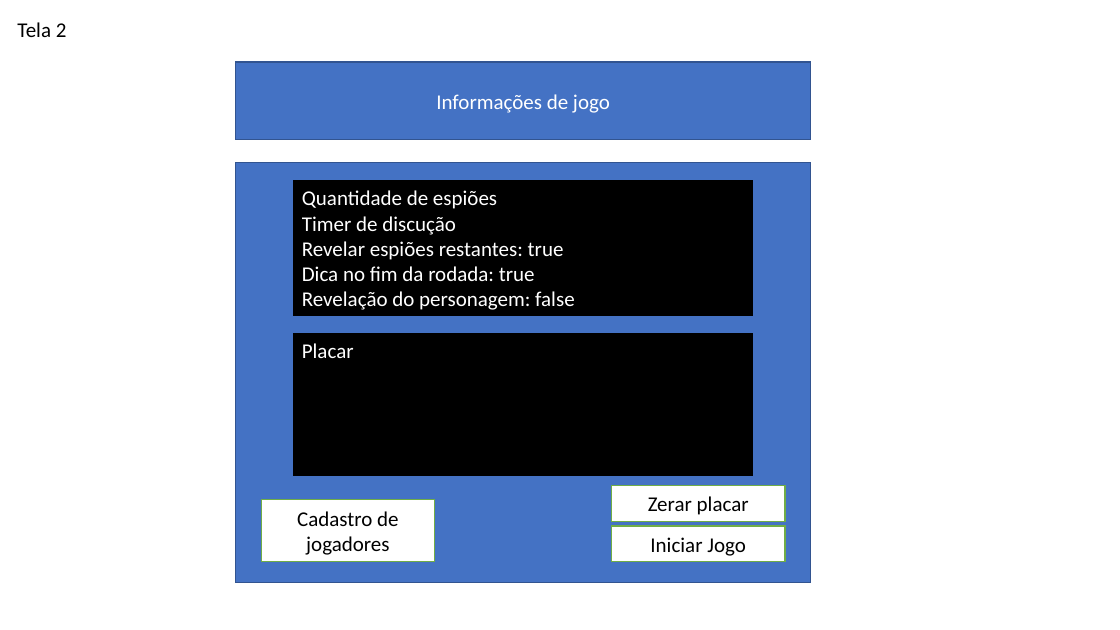
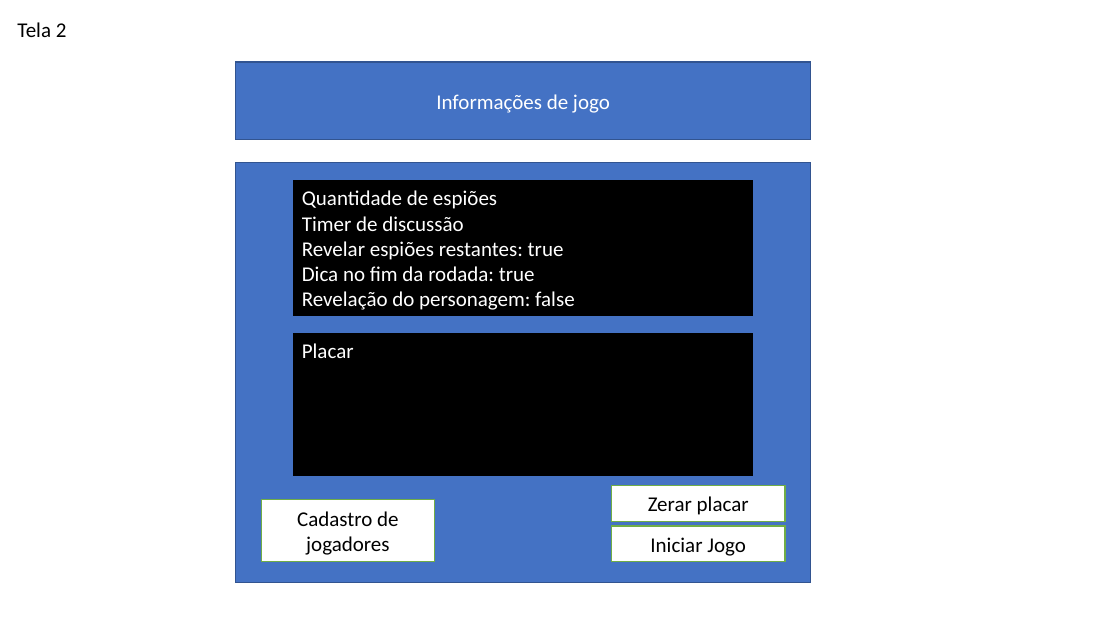
Before and after one commit to fernandotoshi/spy-game-react-springboot-mysql, a slide deck: slide 2 of Telas Front end.pptx. Drawn at 1120x630 pixels with LibreOffice and Linux fonts; fonts in the diff are those of the drawing. Boxes give left, top, right and bottom in pixels: in the first picture for what was removed or moved away, otherwise in the second. Text is boxed around its words. In the diff, an @@ line names an element or a change of style, - is before the commit and + after.

```diff
--- a/Telas Front end.pptx
+++ b/Telas Front end.pptx
@@ text in rectangle at <box>302,216,463,231</box>: text changed @@
-Timer de discução
+Timer de discussão
```
Also in this commit, not shown: 13 other files.
